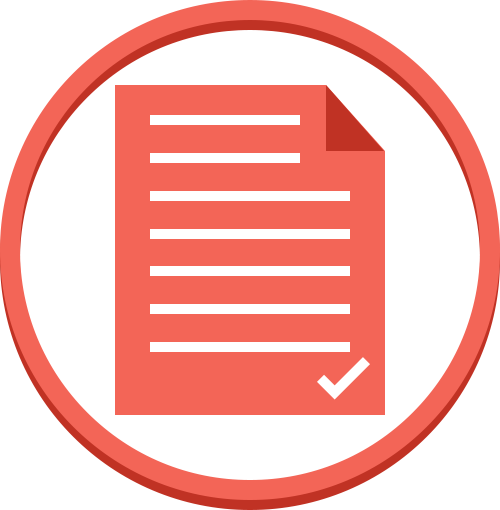
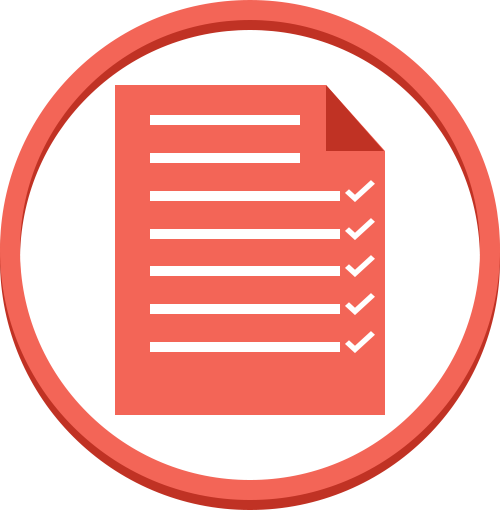
Two versions of the same layered image (500x510). Layer-by-layer changes:
added layer "Rectangle 3 copy 5" in group "Group 3" over [345,331,375,353]
added layer "Rectangle 3 copy 4" in group "Group 3" over [345,293,375,315]
added layer "Rectangle 3 copy 3" in group "Group 3" over [345,255,375,277]
added layer "Rectangle 3 copy 2" in group "Group 3" over [345,218,375,240]
added layer "Rectangle 3 copy" in group "Group 3" over [345,180,375,202]
hid "Rectangle 3" over [317,357,370,400]
painted on "Rectangle 2 copy 6" over [340,342,350,352]
painted on "Rectangle 2 copy 5" over [340,304,350,314]
painted on "Rectangle 2 copy 4" over [340,266,350,276]
painted on "Rectangle 2 copy 3" over [340,229,350,239]
painted on "Rectangle 2 copy 2" over [340,191,350,201]
